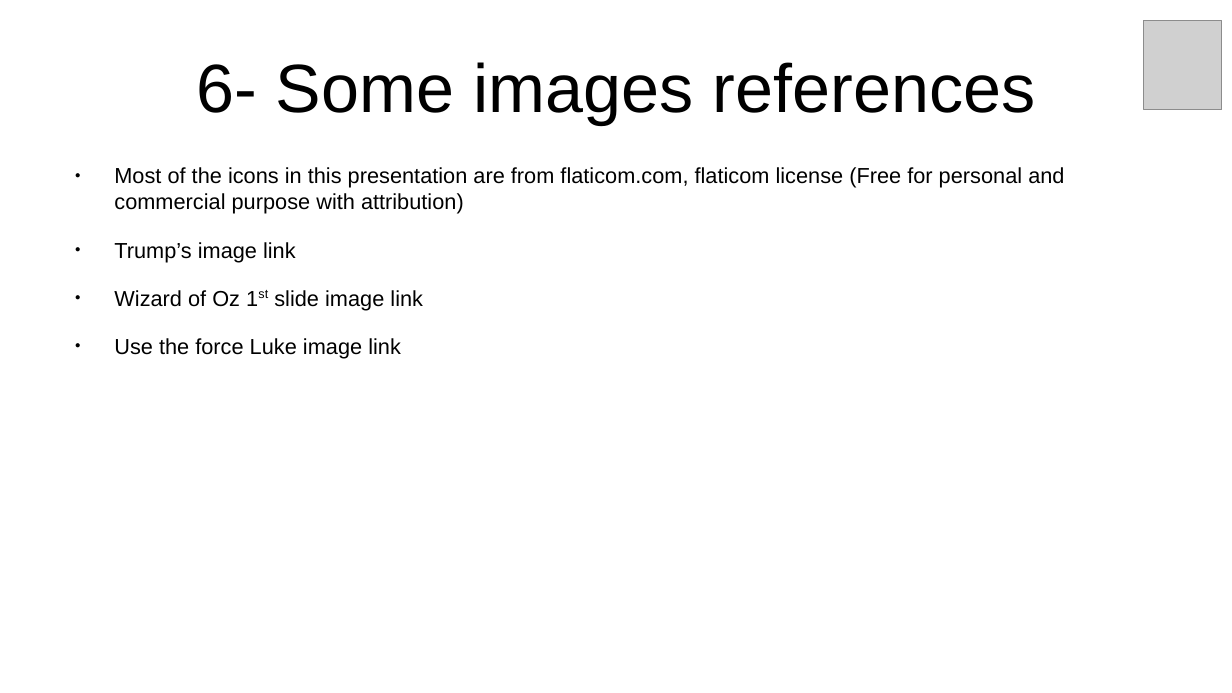
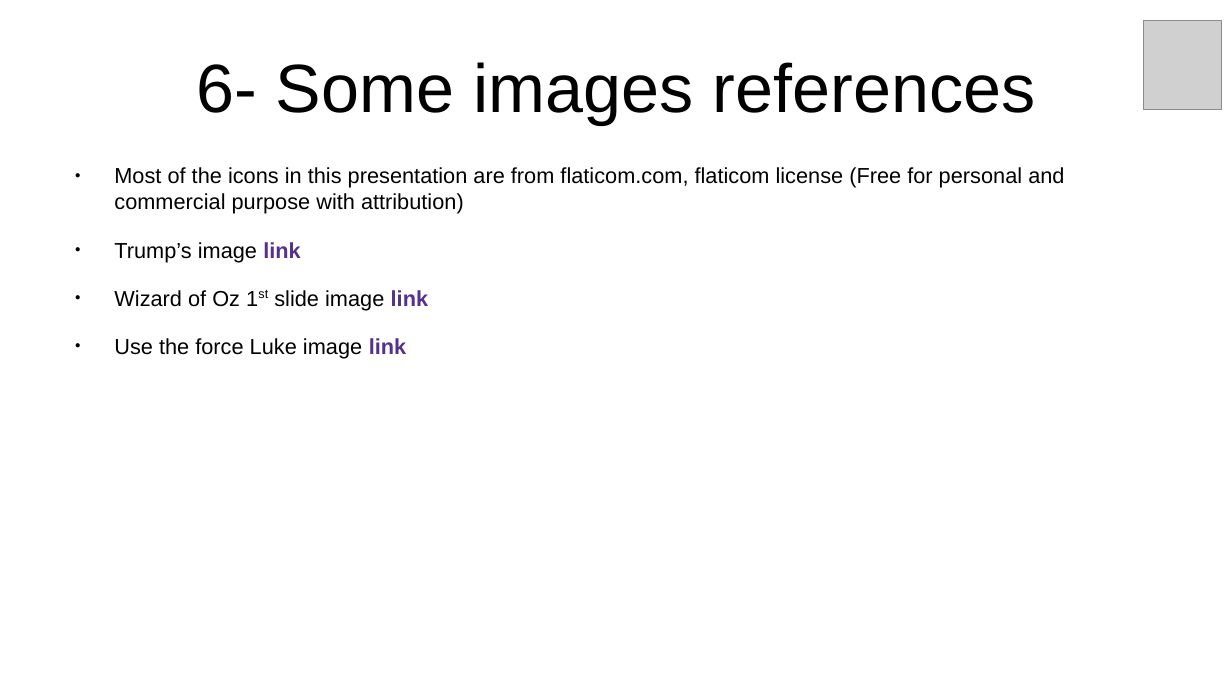
Before and after one commit to inigokintana/homelab-2-prod-ai-golden-path, a slide deck: slide 10 of docs/Presentation-homelab-2-prod-ai-golden-path.odp. Drawn at 1232x693 pixels with LibreOffice and Linux fonts; fonts in the diff are those of the drawing; grey boxes stand for pictures. Boxes give left, top, right and bottom in pixels: in the first picture for what was removed or moved away, otherwise in the second. Text is boxed around its words. In the diff, an @@ line names an element or a change of style, - is before the commit and + after.

```diff
--- a/docs/Presentation-homelab-2-prod-ai-golden-path.odp
+++ b/docs/Presentation-homelab-2-prod-ai-golden-path.odp
@@ text at bbox=[114, 242, 428, 359]: text colour #000000 to #55308D, bold on in "link", "link", "link" @@
```
Also in this commit, not shown: 5 other slides changed, 5 other files.
